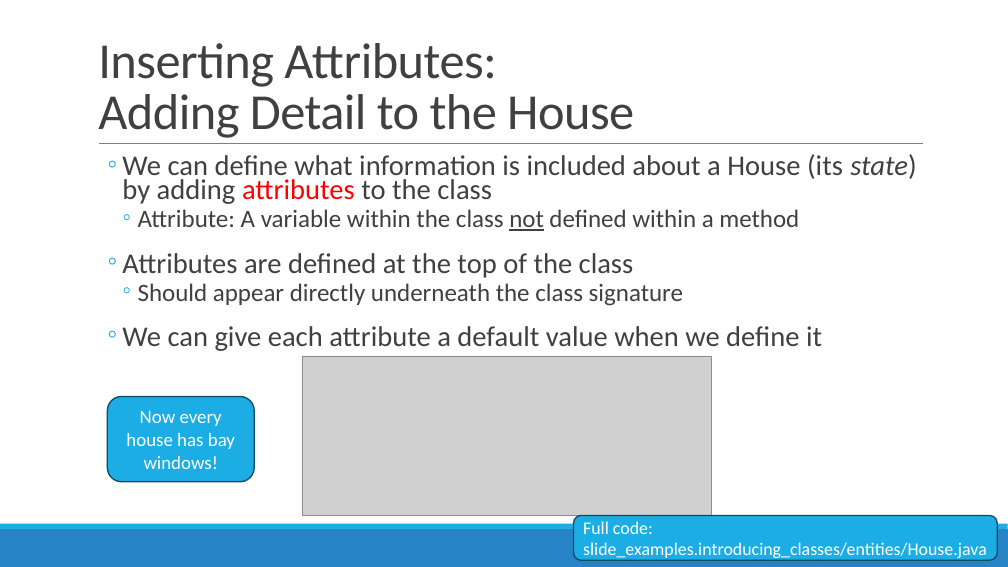
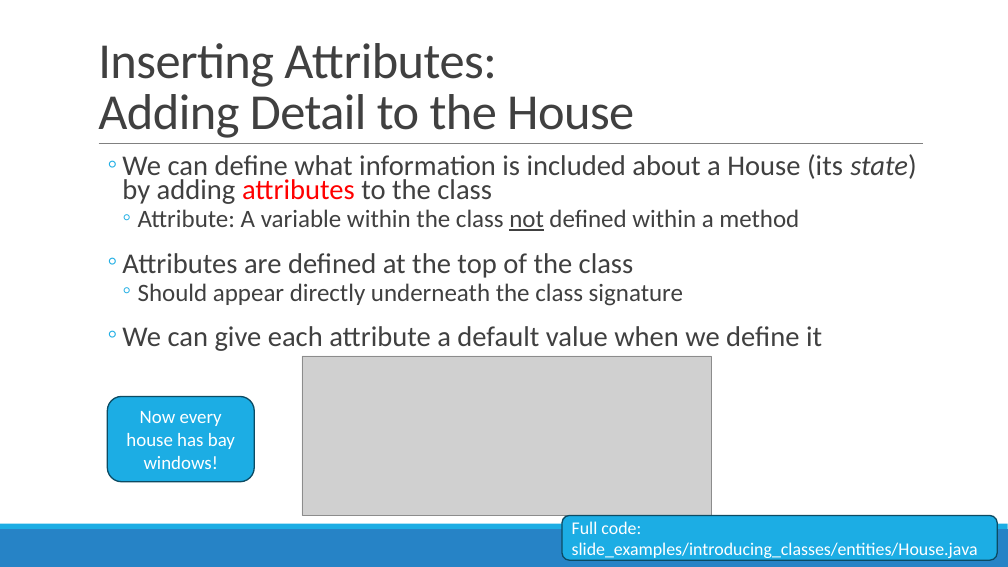
Before and after one commit to mgraham-dkit/OOP_Java_course_materials_2026-27, a slide deck: slide 13 of Notes/01) Introducing Classes.pptx. Drawn at 1008x567 pixels with LibreOffice and Linux fonts; fonts in the diff are those of the drawing; grey boxes stand for pictures. Boxes give left, top, right and bottom in pixels: in the first picture for what was removed or moved away, otherwise in the second. Text is boxed around its words. In the diff, an @@ line names an element or a change of style, - is before the commit and + after.

```diff
--- a/Notes/01) Introducing Classes.pptx
+++ b/Notes/01) Introducing Classes.pptx
@@ rounded rectangle "Full code: slide_examples/introducing_classes/entities/House ...": place and size @@
-rounded rectangle "Full code: slide_examples/introducing_classes/entities/House ..." at <box>574,516,997,560</box>
+rounded rectangle "Full code: slide_examples/introducing_classes/entities/House ..." at <box>562,516,997,560</box>
@@ text in rounded rectangle at <box>572,521,978,561</box>: text changed @@
-Full code: slide_examples.introducing_classes/entities/House.java
+Full code: slide_examples/introducing_classes/entities/House.java
```
Also in this commit, not shown: 5 other slides changed, 2 slides added, 3 other files.
